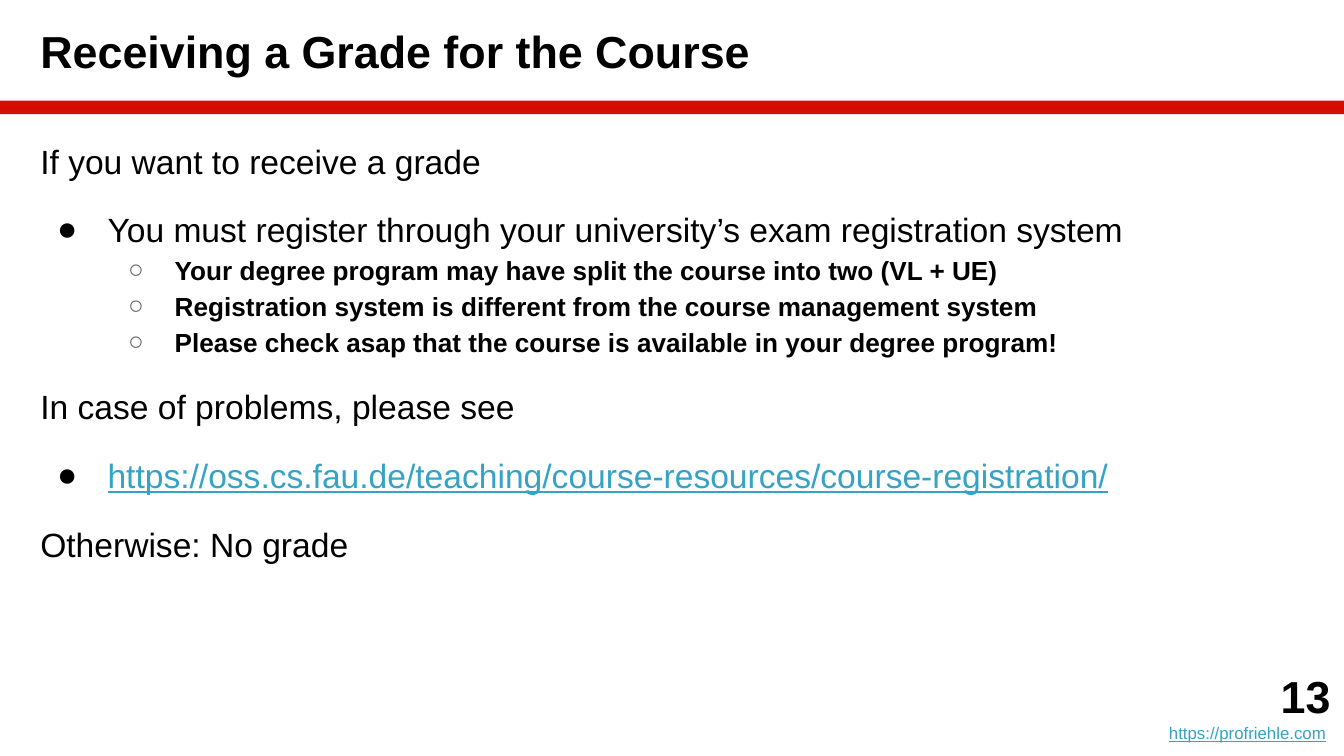
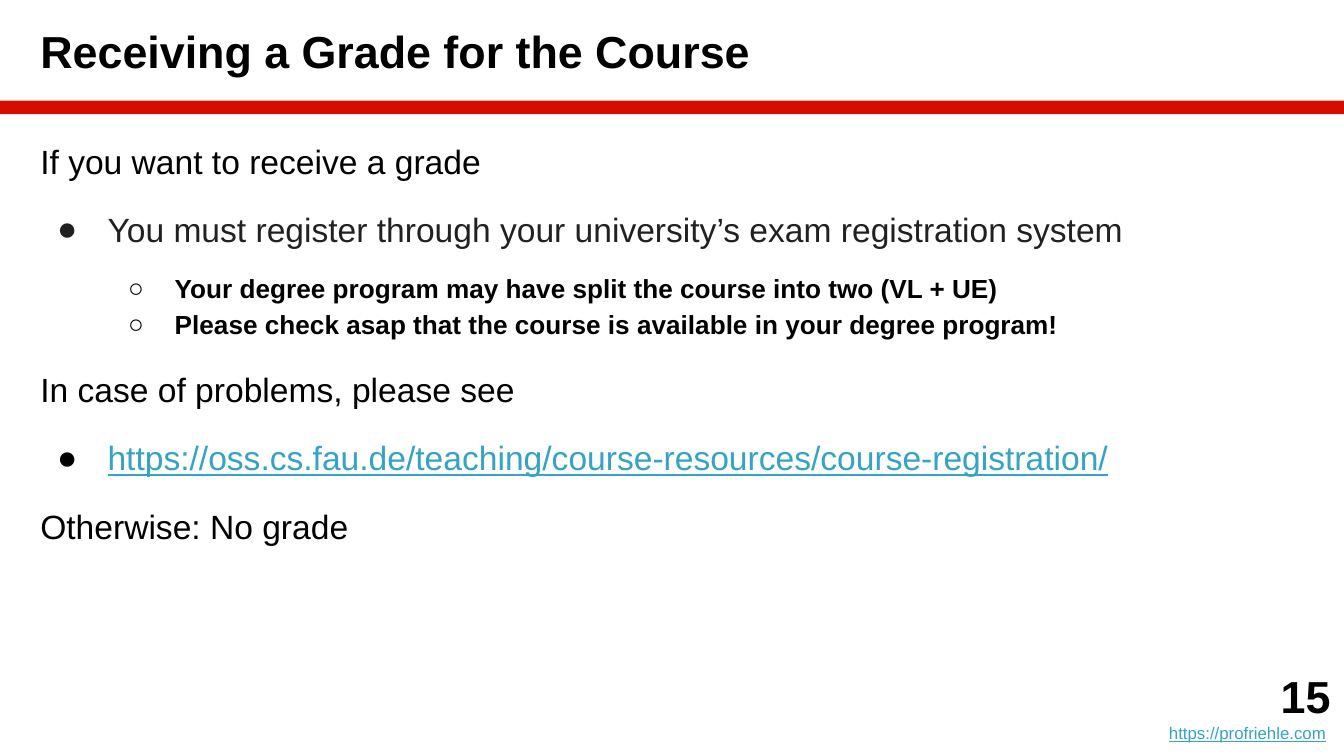
Before and after one commit to dirkriehle/amos-course, a slide deck: slide 15 of Lecture slides/AMOS A01 - Introduction.pptx (slide 13 before the commit). Drawn at 1344x756 pixels with LibreOffice and Linux fonts; fonts in the diff are those of the drawing. Boxes give left, top, right and bottom in pixels: in the first picture for what was removed or moved away, otherwise in the second. Text is boxed around its words. In the diff, an @@ line names an element or a change of style, - is before the commit and + after.

Commit message:
Updated slides with new colors, after B01, before B02

```diff
--- a/Lecture slides/AMOS A01 - Introduction.pptx
+++ b/Lecture slides/AMOS A01 - Introduction.pptx
@@ text at <box>40,217,1122,545</box>: text colour #000000 to #212121 in "You must register through your university’s exam ..."; bullet colour #000000 to #212121; more space between paragraphs; bullet colour #666666 to #000000 @@
@@ text at <box>175,297,1037,322</box>: paragraph removed @@
-  ○ Registration system is different from the course management system
@@ text at <box>1281,682,1331,714</box>: text changed @@
-13
+15
```
Also in this commit, not shown: 1 other slide changed, 2 slides added, 15 other files.
